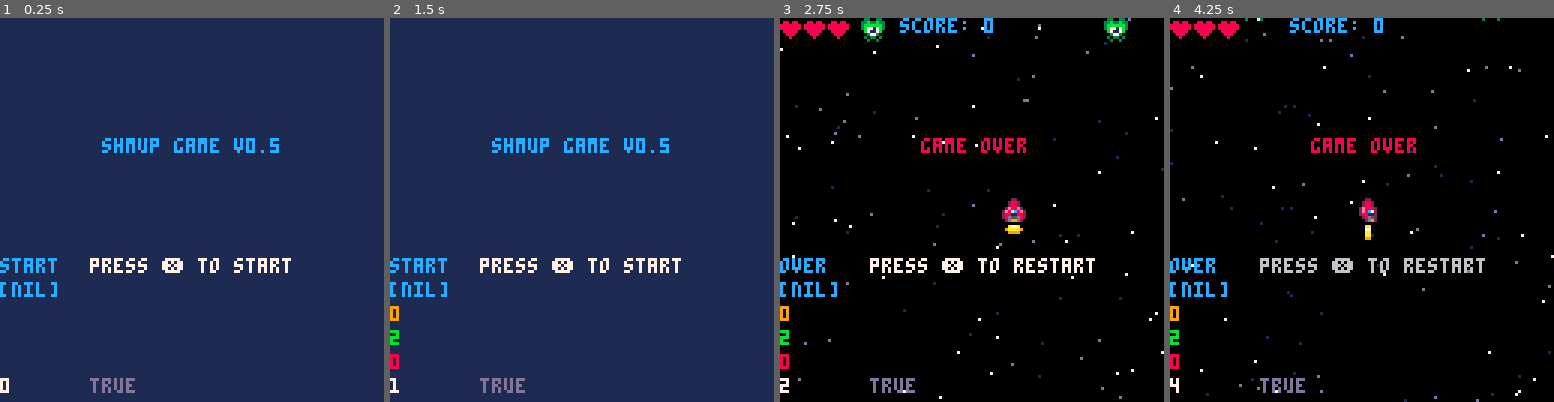
Above: before the commit, frames 1-4 (left to right).
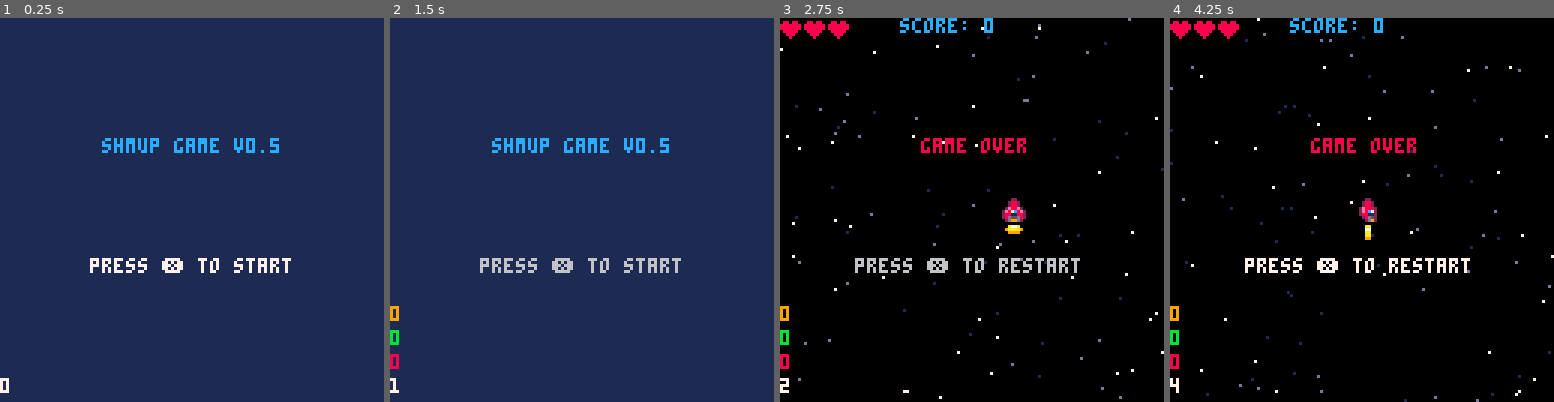
Above: after the commit, the same moments.

Repository: sirchras/p8-shmup
Game: PICO-8 cartridge shmup.p8
The game is run twice, just before and just after one commit, with the same random seed, the same clock (stepped at 60 frames per second) and the same inputs.
Inputs:
- Up to frame 1 (0.25 s): no input
- Up to frame 2 (1.5 s): tap X (X key) at 0.33, 1.07 s; tap O (Z key) at 0.7 s
- Up to frame 3 (2.75 s): hold Right 1.6-2.1 s; tap O (Z key) at 1.7, 2.1, 2.5 s; tap X (X key) at 1.85 s; hold Up 2.15-2.42 s; hold Right from 2.47 s (still down)
- Up to frame 4 (4.25 s): tap O (Z key) every 0.4 s from 2.9 to 4.1 s; tap X (X key) at 2.97, 4.08 s; release Right at 3.03 s; hold Left 3.08-3.58 s; hold Down 3.63-3.97 s; hold Right from 4.02 s (still down)

The runs differ from the first frame. In frame 1, 0.8% of the frame differs, in the area x 0-36%, y 62-98%; in frame 2, 1.6%; in frame 3, 2.9%, in the area x 0-91%, y 0-98%; in frame 4, 2.4%.

Commit message:
add wave logic, new ui elements
- add blinking text
- add wave based enemy spawning

Diff:
--- a/shmup.p8
+++ b/shmup.p8
@@ -41,22 +41,27 @@
 			over=draw_over,
 		}
 		draw[state]()
-		--debug layout
+		--debug layout/ui
 --		line(0,0,0,127,5)
 --		line(64,0,64,127,5)
 --		line(127,0,127,127,5)
+--		print("❎",0,0,2) --7x5 px
+--		print("ww",0,6,2) --7x5 px
+--		print("♥",0,12,2) --7x5 px
 		--debug time
 		print(flr(time()),0,120,7)
 		--debug game objs and fx
 		if (bullets) print(#bullets,0,112,8)
 		if (enemies) print(#enemies,0,104,11)
 		if (pfx) print(#pfx,0,96,9)
+		--debug waves
+--		if (wvt) print(wvt,120,104,11)
 		--debug state/transitions
-		print(state,0,80,12)
-		print(target_state,0,88,12)
-		if (target_state) print(tt,20,88,12)
+--		print(state,0,80,12)
+--		print(target_state,0,88,12)
+--		if (target_state) print(tt,20,88,12)
 		--debug music playing
-		print(stat(57),30,120,13)
+--		print(stat(57),30,120,13)
 	end
 
 	function setstate(target,delay)
@@ -81,6 +86,16 @@
 	local delay=delay or 255
 	poke(0x5f5c,delay)
 end
+
+--return fn that alternates
+-- between two color values
+function blink(c1,c2)
+	local c1,c2=c1,c2
+	return function()
+		local n=ceil(sin(time()))
+		return n==1 and c1 or c2
+	end
+end
 -->8
 --start state
 function startscrn()
@@ -96,10 +111,15 @@
 	end
 end
 
-function draw_start()
-	cls(1)
-	print("shmup game v0.5",34,40,12)
-	print("press ❎ to start",30,80,7)
+do
+	local blnk=blink(6,7)
+	function draw_start()
+		cls(1)
+		print("shmup game v0.5",34,40,
+			12)
+		print("press ❎ to start",30,
+			80,blnk())
+	end
 end
 -->8
 --game state
@@ -113,6 +133,7 @@
 	--set score,wave
 	score=0
 	wave=1
+	wvt=60 --wave timer
 	--player
 	p=player:new{x=60,y=60}
 	--bullets
@@ -120,7 +141,7 @@
 	m_flsh=0
 	--enemies
 	enemies={}
-	spawnenemies(2)
+--	spawnenemies(2)
 	--fx
 --	effects={} --sprite effects
 	pfx={} --particles
@@ -129,8 +150,19 @@
 end
 
 function update_game()
+	--spawn new wave
+	if wvt>0 then
+		wvt-=1
+		if (wvt==0) spawnwave()
+	end
+	--check if wave defeated
+	if #enemies==0 and wvt==0 then
+		wave+=1
+		--check if defeated all waves?
+		wvt=60
+	end
 	--test, remove later
-	if (btnp(🅾️)) setstate("over")
+	if (btnp(🅾️)) setstate("over") wvt=0
 	--move player
 	if (p.♥>0) p:update()
 	--move bullets
@@ -182,11 +214,31 @@
 	for _,ptc in ipairs(pfx) do
 		ptc:draw()
 	end
-	--ui
+	--ui: score,health
 	print("score: "..score,40,0,12)
 	for i=1,p.m♥ do
 		sp=p.♥>=i and 11 or 12
 		spr(sp,(i-1)*8,1)
+	end
+	--ui: wave
+	if wvt>0 then
+		displaywavetxt()
+	end
+end
+
+--spawn wave
+function spawnwave(wave)
+	spawnenemies(3)
+end
+
+--incoming wave text
+do
+	local blnk=blink(8,6)
+	function displaywavetxt()
+		print("warning",51,32,blnk())
+		print("wave incoming",39,40,
+			blnk())
+		print("wave "..wave,53,90,6)
 	end
 end
 
@@ -321,10 +373,14 @@
 	end
 end
 
-function draw_over()
-	draw_game() --draw game in bg
-	print("game over",47,40,8)
-	print("press ❎ to restart",30,80,6+ceil(sin(time())))
+do
+	local blnk=blink(6,7)
+	function draw_over()
+		draw_game() --draw game in bg
+		print("game over",47,40,8)
+		print("press ❎ to restart",
+			25,80,blnk())
+	end
 end
 -->8
 --classes
@@ -468,7 +524,7 @@
 				sfx(2)
 				score+=10
 				--spawn new enemy
-				spawnenemy()
+--				spawnenemy()
 			end
 		end
 	end
